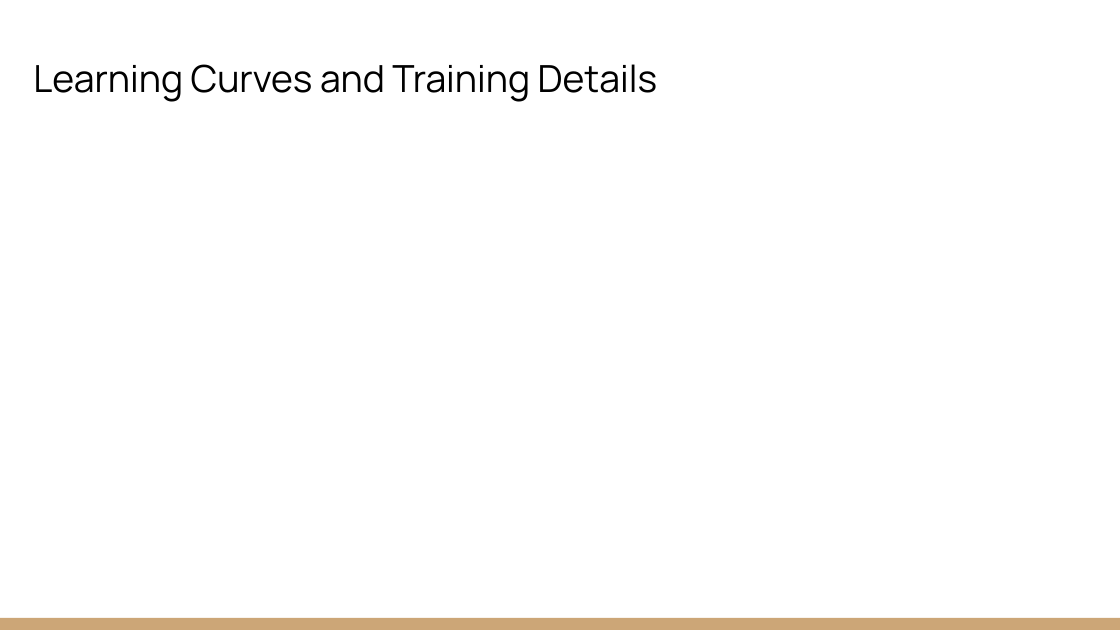
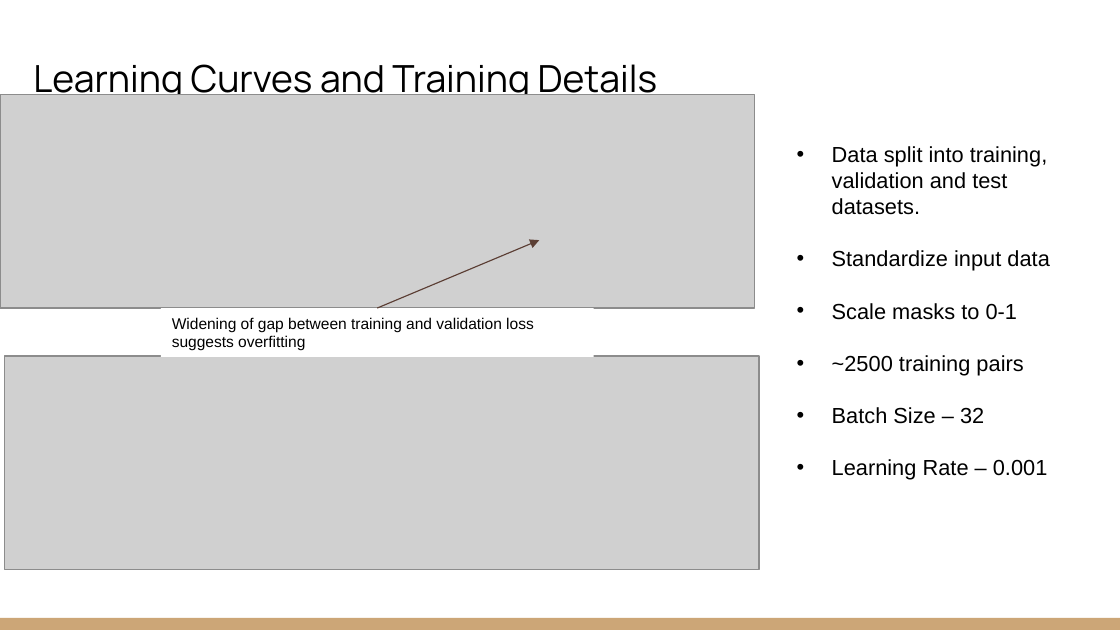
Before and after one commit to EdwinB12/Explainable-Christmas, a slide deck: slide 5 of Presentations/EAGE_Hackathon_2022_Explainable_Christmas-Concise.pptx. Drawn at 1120x630 pixels with LibreOffice and Linux fonts; fonts in the diff are those of the drawing; grey boxes stand for pictures. Boxes give left, top, right and bottom in pixels: in the first picture for what was removed or moved away, otherwise in the second. Text is boxed around its words. In the diff, an @@ line names an element or a change of style, - is before the commit and + after.

```diff
--- a/Presentations/EAGE_Hackathon_2022_Explainable_Christmas-Concise.pptx
+++ b/Presentations/EAGE_Hackathon_2022_Explainable_Christmas-Concise.pptx
@@ picture added at bbox=[0, 94, 755, 308] @@
@@ text added at bbox=[832, 146, 1049, 480], 14 pt, text #000000 @@
+• Data split into training, validation and test datasets.
+• Standardize input data
+• Scale masks to 0-1
+• ~2500 training pairs
+• Batch Size – 32
+• Learning Rate – 0.001
@@ arrow added from (377, 308) to (540, 240), #5C3E35 0.75 pt @@
@@ rectangle added at bbox=[161, 308, 594, 357], fill #FFFFFF, 10 pt, text #000000 @@
+Widening of gap between training and validation loss suggests overfitting
@@ picture added at bbox=[4, 356, 759, 570] @@
```
Also in this commit, not shown: 3 other slides changed, 1 other file.
